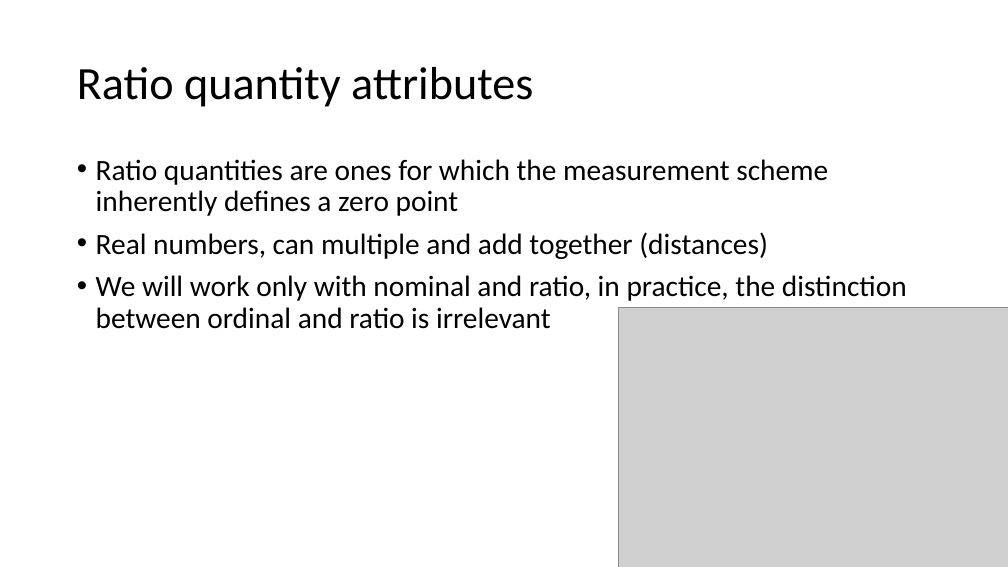
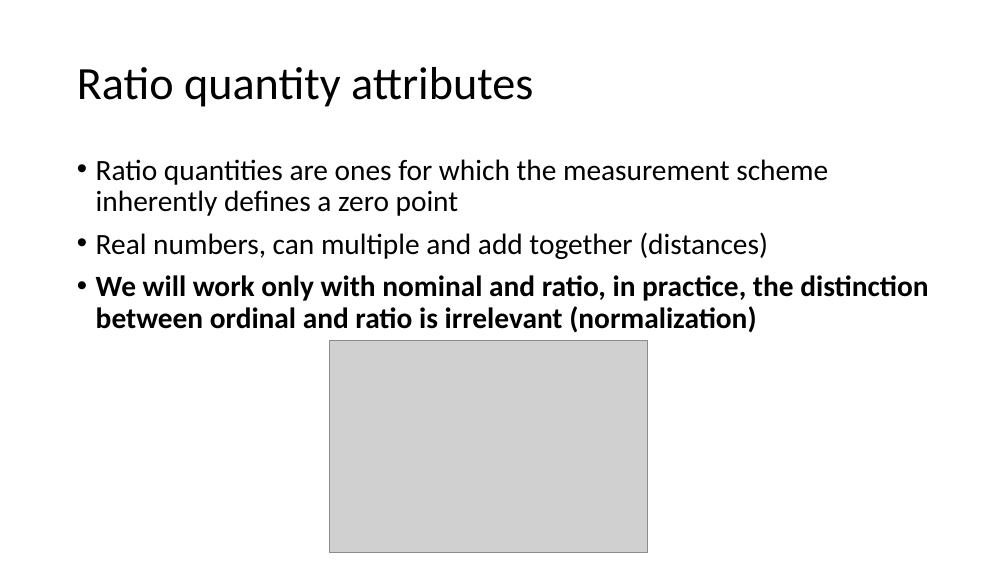
Before and after one commit to russellu/cs405, a slide deck: slide 11 of Lecture_02.pptx (slide 13 before the commit). Drawn at 1008x567 pixels with LibreOffice and Linux fonts; fonts in the diff are those of the drawing; grey boxes stand for pictures. Boxes give left, top, right and bottom in pixels: in the first picture for what was removed or moved away, otherwise in the second. Text is boxed around its words. In the diff, an @@ line names an element or a change of style, - is before the commit and + after.

```diff
--- a/Lecture_02.pptx
+++ b/Lecture_02.pptx
@@ text at bbox=[96, 275, 928, 332]: text changed; bold on @@
-• We will work only with nominal and ratio, in practice, the distinction between ordinal and ratio is irrelevant
+• We will work only with nominal and ratio, in practice, the distinction between ordinal and ratio is irrelevant (normalization)
@@ picture: place and size @@
-picture at bbox=[619, 308, 1008, 567]
+picture at bbox=[330, 340, 647, 552]
```
Also in this commit, not shown: 10 other slides changed, 1 slide added, 2 slides removed, 1 other file.
